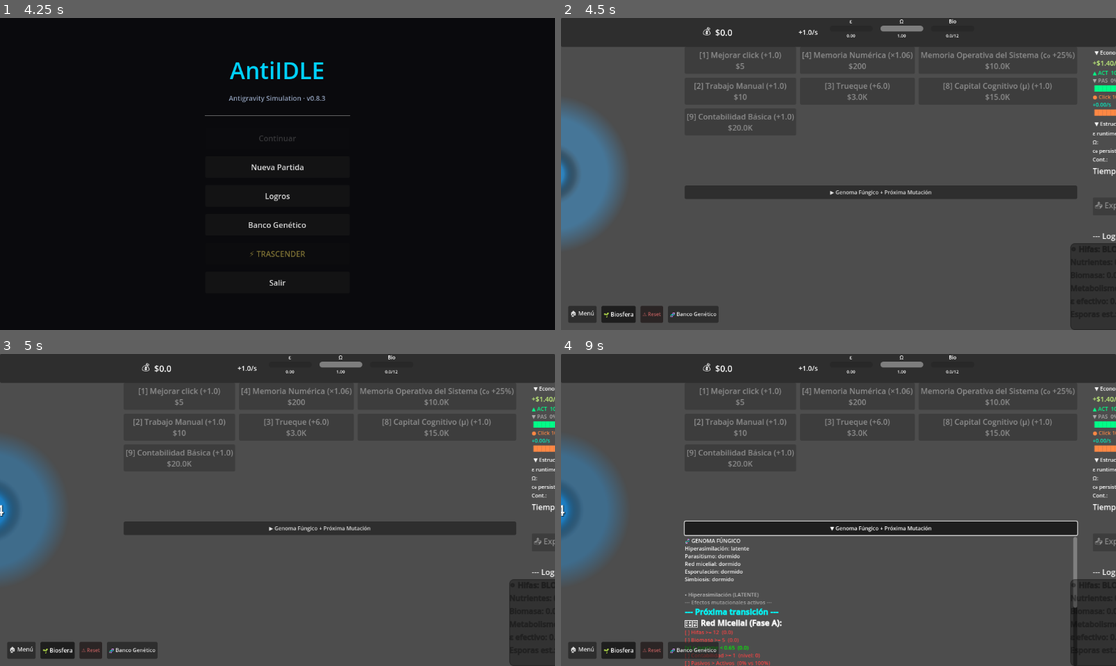
Above: before the commit, frames 1-4 (two rows, left to right).
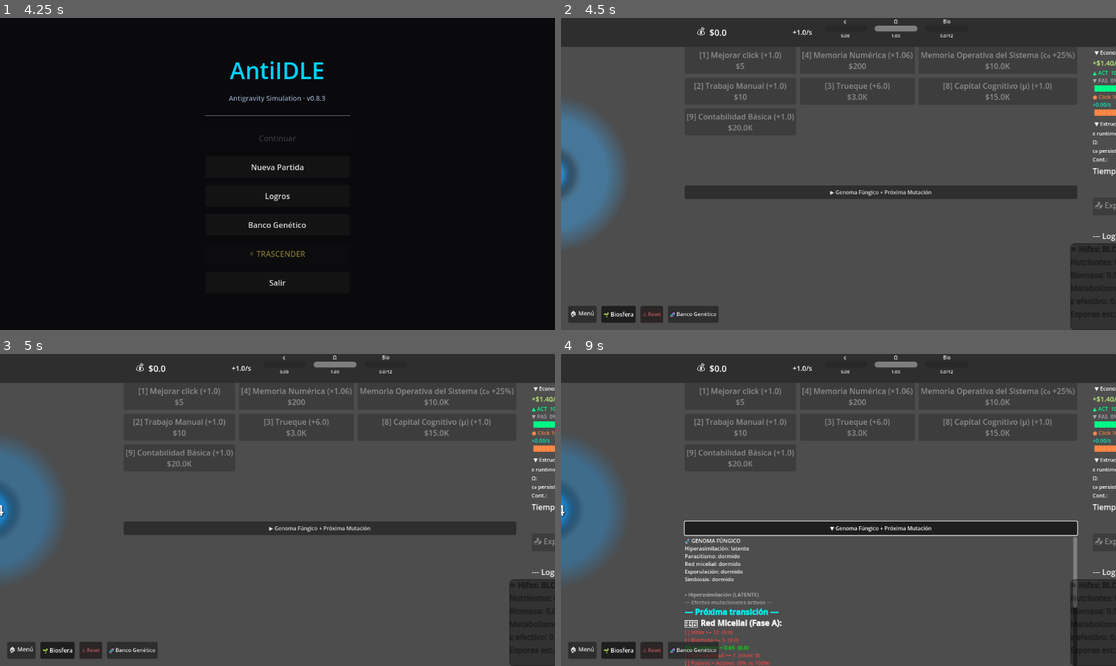
Above: after the commit, the same moments.

Repository: amurito/godot-idle-game
Game: Godot game, scene res://MainMenu.tscn
Same seed, same stepped clock (60 frames per second), same inputs: the game is played once before the commit and once after it.
Inputs:
- Up to frame 1 (4.25 s): click "Banco Genético" at 0.5 s; click "Nueva Partida" at 1.25 s; click "Logros" at 2 s; click "⚡ TRASCENDER" at 2.75 s; click "Volver" at 3.5 s
- Up to frame 2 (4.5 s): click "Nueva Partida" at 4.25 s
- Up to frame 3 (5 s): no input
- Up to frame 4 (9 s): click "🧬 Banco Genético" at 5 s; click "▶ Genoma Fúngico + Próxima Mu…" at 5.75 s; click "🏠 Menú" at 6.5 s; click "🌱 Biosfera" at 7.25 s; click "Cerrar banco" at 8 s; click "▶ Genoma Fúngico + Próxima Mu…" at 8.75 s

Frame 1 is identical in both runs. In frame 2, 0.3% of the frame differs, in the area x 24-72%, y 0-7%; in frame 3, 0.3%; in frame 4, 0.3%.

Commit message:
feat: Header — indicadores de buffs de legado activos con tooltip
Chips coloreados en el header (entre Bio y el spacer derecho) que
muestran buffs activos con efecto en ingresos. Tooltip nativo al hover
muestra nombre y efecto. 13 buffs cubiertos: plasticidad, resonancia,
sangre negra, deriva, aura dorada, semilla cósmica, mente colmena,
metabolismo oscuro, alostasis, cristalina, glitch, setpoint, eco.
Se actualiza al abrir/cerrar banco y al hacer toggle de buff.

Co-Authored-By: Claude Sonnet 4.6 <noreply@anthropic.com>

Diff:
--- a/main.gd
+++ b/main.gd
@@ -94,6 +94,7 @@
 
 # ================= REFERENCIAS UI ===================
 @onready var ui_root = $UIRootContainer
+@onready var _legacy_indicators := $HeaderBar/HeaderContent/LegacyIndicators
 @onready var evolution_bar = $UIRootContainer/LeftPanel/CenterPanel/EvolutionProgressBar
 @onready var bottom_left_panel = $BottomLeftControls
 @onready var evo_choice_panel = $EvoChoicePanel
@@ -827,6 +828,7 @@
 
 	# Restaurar juego vía Autoload
 	SaveManager.load_game(self)
+	call_deferred("_update_legacy_indicators")
 
 	# --- EMERGENCY RE-OPEN (v0.8.43) ---
 	# Si la run se cerró por el bug del Legado, la reabrimos
@@ -1551,12 +1553,14 @@
 	legacy_panel.size = ps
 	legacy_panel.position = Vector2(margin, margin)
 	_refresh_legacy_store()
+	_update_legacy_indicators()
 
 func _on_close_legacy_pressed():
 	legacy_panel.visible = false
 	$DimmerBackground.visible = false
 
 func _refresh_legacy_store():
+	_update_legacy_indicators()
 	var pl := LegacyManager.legacy_points
 	var buffer := LegacyManager.internal_spores_total
 	pl_label.text = "PL Disponibles: %d    Reserva biótica: %.1f / 50 esporas" % [pl, buffer]
@@ -1698,6 +1702,41 @@
 	return v
 
 
+func _update_legacy_indicators() -> void:
+	if not is_instance_valid(_legacy_indicators):
+		return
+	for c in _legacy_indicators.get_children():
+		c.queue_free()
+
+	# Buffs con efecto directo en ingresos o mecánicas importantes
+	# formato: id -> [etiqueta_corta, tooltip, color]
+	const INDICATORS: Dictionary = {
+		"plasticidad_adaptativa": ["Plast.", "Plasticidad Adaptiva\nω_min = 0.30", Color(0.5, 0.8, 1.0)],
+		"resonancia_simbionte":   ["Res.S", "Resonancia Simbionte\nClick +20%", Color(0.4, 0.9, 0.5)],
+		"sangre_negra":           ["S.Neg", "Sangre Negra\nBiomasa inicio ×1.30", Color(0.8, 0.2, 0.2)],
+		"deriva_esporada":        ["Deriva", "Deriva Esporada\nPL ganados ×1.25", Color(0.9, 0.85, 0.4)],
+		"aura_dorada":            ["Aura", "Aura Dorada\nPasivo ×1.5", Color(1.0, 0.85, 0.2)],
+		"semilla_cosmica":        ["Semilla", "Semilla Cósmica\nClick ×2.0 · Pasivo ×2.0", Color(0.5, 0.5, 0.9)],
+		"mente_colmena":          ["Colmena", "Mente Colmena\nPasivo ×3.0 + IA Auto", Color(0.9, 0.3, 0.9)],
+		"metabolismo_glitch":     ["Met.Osc", "Metabolismo Oscuro\nModo activo en esta run", Color(0.6, 0.1, 0.8)],
+		"legado_alostasis":       ["Alost.", "Resiliencia Alostática\nSistema recalibra tras caos", Color(0.5, 0.8, 1.0)],
+		"legado_homeorresis":     ["Crist.", "Trascendencia Cristalina\nDirectamente trasciende el estrés", Color(0.3, 1.0, 0.9)],
+		"glitch_persistente":     ["Glitch", "Glitch Persistente\nPasivo +15%", Color(0.7, 0.7, 0.7)],
+		"setpoint_adaptativo":    ["Set.", "Setpoint Adaptativo\nVelocidad recuperación Ω ×1.5", Color(0.5, 0.8, 1.0)],
+		"eco_primordial":         ["Eco", "Eco Primordial\nTodos los ingresos +10%", Color(0.4, 1.0, 0.6)],
+	}
+
+	for id in INDICATORS:
+		if LegacyManager.get_buff_level(id) > 0 and LegacyManager.buff_enabled.get(id, true):
+			var data: Array = INDICATORS[id]
+			var chip := Label.new()
+			chip.text = data[0]
+			chip.tooltip_text = data[1]
+			chip.add_theme_font_size_override("font_size", 10)
+			chip.modulate = data[2]
+			chip.mouse_filter = Control.MOUSE_FILTER_STOP
+			_legacy_indicators.add_child(chip)
+
 
 
 # ESTRUCTURALES v0.7.3
--- a/main.tscn
+++ b/main.tscn
@@ -171,6 +171,10 @@
 text = "0.0"
 horizontal_alignment = 1
 
+[node name="LegacyIndicators" type="HBoxContainer" parent="HeaderBar/HeaderContent"]
+layout_mode = 2
+theme_override_constants/separation = 4
+
 [node name="HeaderSpacerRight" type="Control" parent="HeaderBar/HeaderContent"]
 layout_mode = 2
 size_flags_horizontal = 3
